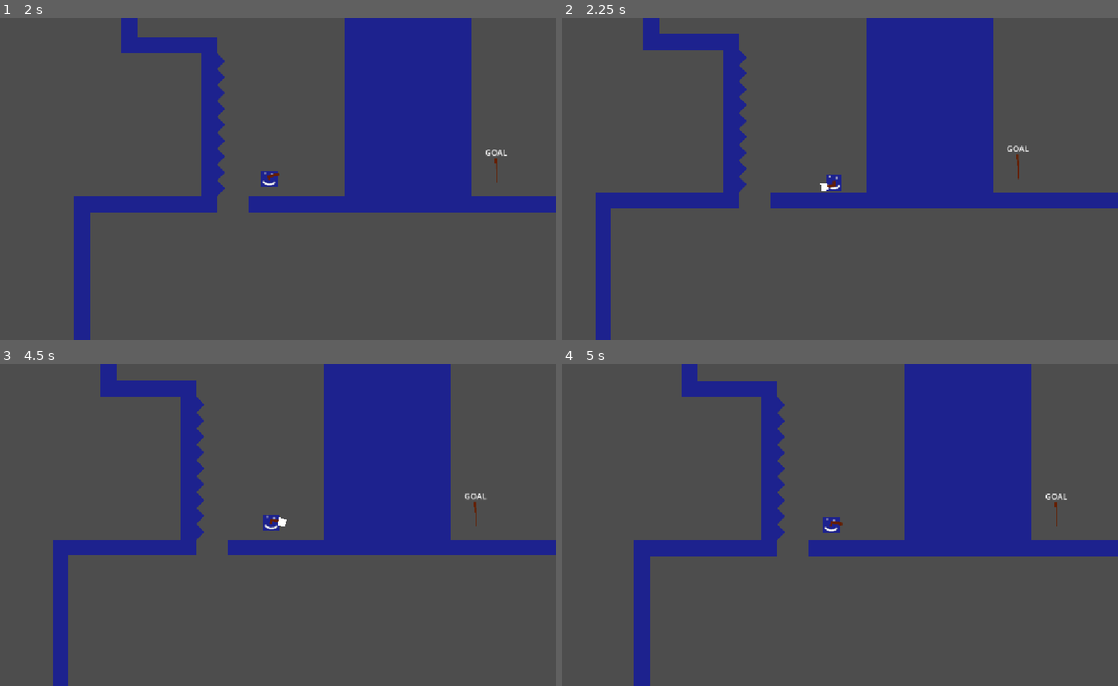
Above: before the commit, frames 1-4 (two rows, left to right).
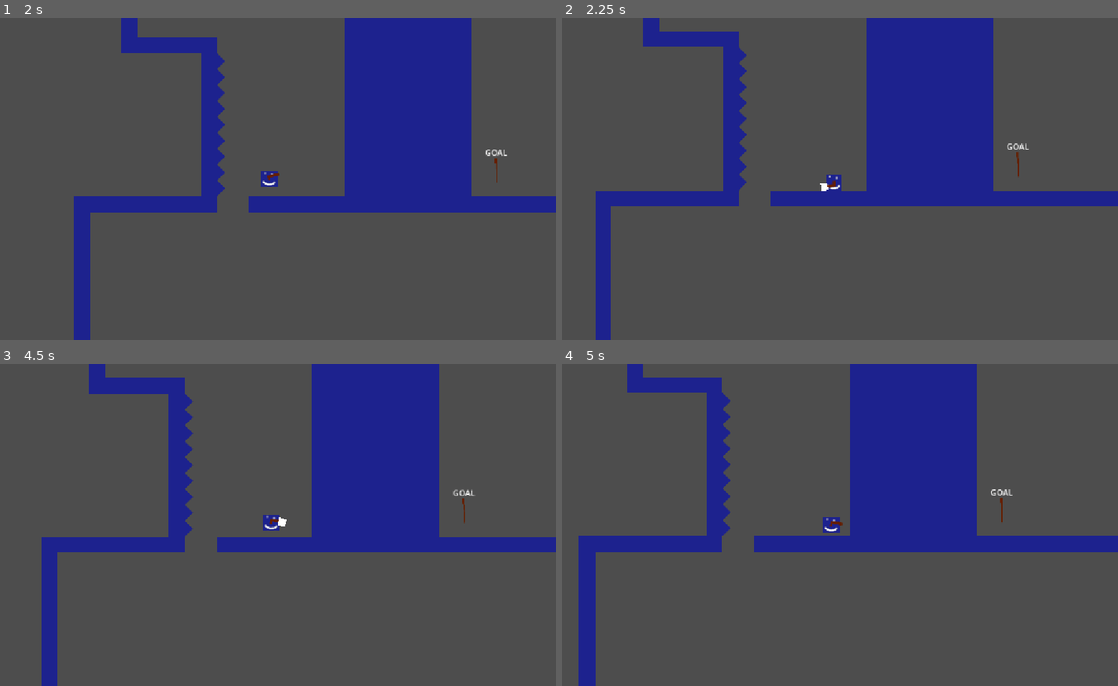
Above: after the commit, the same moments.

Repository: ejoit/Shooter-Game
Game: Godot game, scene res://Scenes/tile_screen.tscn
The game is run twice, just before and just after one commit, with the same random seed, the same clock (stepped at 60 frames per second) and the same inputs.
Inputs (mouse positions are in pixels of both pictures, inside the frame that each line leads up to):
- Up to frame 1 (2 s): click "START" at 0.5 s; tap Enter (ui_accept) at 1.25, 1.52 s; move the mouse to (394, 162) at 1.27 s; hold Right (ui_right) from 1.28 s (still down); click (394, 162) at 1.35 s
- Up to frame 2 (2.25 s): keep holding Right (ui_right); move the mouse to (717, 195) at 2.02 s; click (717, 195) at 2.1 s
- Up to frame 3 (4.5 s): tap Enter (ui_accept) at 2.27, 3.77 s; move the mouse to (328, 454) at 2.77 s; release Right (ui_right) at 2.78 s; hold Left (ui_left) 2.78-3.53 s; click (328, 454) at 2.85 s; move the mouse to (239, 589) at 3.52 s; hold Right (ui_right) from 3.53 s (still down); click (239, 589) at 3.6 s; move the mouse to (439, 573) at 4.27 s; click (439, 573) at 4.35 s
- Up to frame 4 (5 s): keep holding Right (ui_right); tap Enter (ui_accept) at 4.52 s

Frame 1 is identical in both runs. In frame 2, 1.3% of the frame differs, in the area x 6-100%, y 4-60%; in frame 3, 8.1%; in frame 4, 20%, in the area x 2-100%, y 0-100%.

Commit message:
Changed some values
to make shoot better and gravity better

Diff:
--- a/Levels/Test-Levels/TestLevel-1.tscn
+++ b/Levels/Test-Levels/TestLevel-1.tscn
@@ -2,6 +2,7 @@
 
 [ext_resource type="PackedScene" uid="uid://b2hlg63dy1dgx" path="res://Scenes/spike.tscn" id="1_ny73a"]
 [ext_resource type="TileSet" uid="uid://b2mrkqq46pcai" path="res://TileSets/new_tile_set.tres" id="2_ec1s3"]
+[ext_resource type="PackedScene" uid="uid://dihji23xxltkc" path="res://Scenes/checkpoint.tscn" id="4_ec1s3"]
 [ext_resource type="PackedScene" uid="uid://be8qbmt0fe144" path="res://Scenes/player.tscn" id="4_x7m6l"]
 
 [node name="TestLevel1" type="Node2D" unique_id=1905336947]
@@ -54,3 +55,6 @@
 
 [node name="Player" parent="." unique_id=591046258 instance=ExtResource("4_x7m6l")]
 position = Vector2(0, -32)
+
+[node name="Checkpoint" parent="." unique_id=458048402 instance=ExtResource("4_ec1s3")]
+position = Vector2(592, 16)
--- a/Scripts/player.gd
+++ b/Scripts/player.gd
@@ -8,7 +8,7 @@
 const JUMP_VELOCITY = -300.0
 const GRAVITY = 1100.0
 const FALL_GRAVITY = 1400
-const SHOOT_VELCITY = -780
+const SHOOT_VELCITY = -600
 const WALL_SHOOT_VELOCITY = -524
 const COYOTE_TIME = 0.2
 var coyote_timer = 0.0
@@ -29,7 +29,7 @@
 	#get_node("Particles/EnterScene").emitting = true
 
 func _process(delta: float) -> void:
-	var shoot_dir = get_global_mouse_position()
+	#var shoot_dir = get_global_mouse_position()
 	rotation_degrees = wrap(rotation_degrees, 0, 360)
 
 
@@ -39,7 +39,7 @@
 
 func _physics_process(delta):
 	var direction = Input.get_axis("ui_left", "ui_right")
-	print(velocity)
+
 
 
 	if is_on_floor():
@@ -109,26 +109,19 @@
 		$PlayerSoundEffects/Shoot_Sound_Test.play()
 
 
-	if is_on_floor():
+
 	# Horizontal movement
-		if direction != 0:
-			var accel = ACCELERATION if is_on_floor() else AIR_ACCELERATION
-			velocity.x = move_toward(velocity.x, direction * SPEED, accel * delta)
-		else:
-			var friction = FRICTION if is_on_floor() else AIR_FRICTION
-			velocity.x = move_toward(velocity.x, 0, friction * delta)
+	if direction != 0:
+		var accel = ACCELERATION if is_on_floor() else AIR_ACCELERATION
+		velocity.x = move_toward(velocity.x, direction * SPEED, accel * delta)
 	else:
-		if direction != 0:
-			var accel = ACCELERATION if is_on_floor() else AIR_ACCELERATION
-			velocity.x = move_toward(velocity.x, direction * SPEED, accel * delta)
-		else:
-			var friction = FRICTION if is_on_floor() else AIR_FRICTION
-			velocity.x = move_toward(velocity.x, 0, friction * delta)
+		var friction = FRICTION if is_on_floor() else AIR_FRICTION
+		velocity.x = move_toward(velocity.x, 0, friction * delta)
 
 
 
 	velocity.x = clamp(velocity.x, -600, 600)
-	velocity.y = clamp(velocity.y, -650, 650)
+	velocity.y = clamp(velocity.y, -760, 900)
 	move_and_slide()
 
 	if is_on_wall() and can_wall_slide == true:
